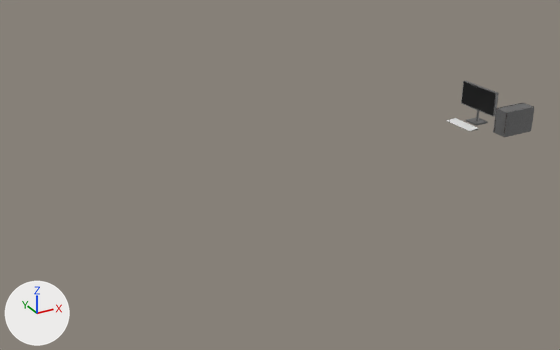
The COLLADA model art/Maps/PC.dae: old version first, new version second.
Both versions are drawn from a 50 mm camera at (-3.37, -20.02, 10.98) aimed at (6.99, -1.2, 1.57). Every picture has the same lights, and +X, +Y and +Z are marked at lower left.

In view in the first picture: 'Keyboard-col', 'PC-col', 'Screen-col'.
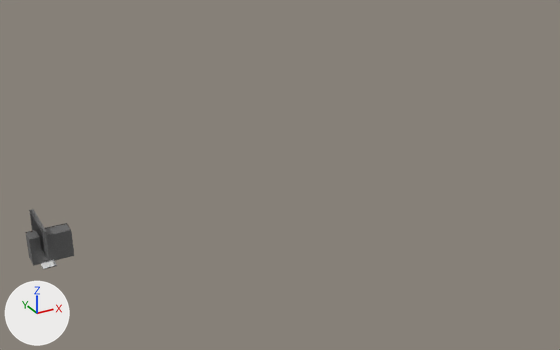
What the commit changed:
Object 'Screen-col' (ob_screen_col) moves from (14.04, -1.88, 2.25) to (0.0, 0.0, 0.0).
Object 'PC-col' (ob_pc_col) moves from (14.16, -1.28, 2.25) to (0.0, 1.85, 0.0).
Object 'Keyboard-col' (ob_keyboard_col) moves from (13.37, -1.84, 2.25) to (0.0, 0.0, 0.0).

Boxes (x1, y1, x2, y2) around the edits, measured in the pictures (560 x 350 px):
'PC-col', moved: before (493, 103, 534, 137); after (25, 223, 74, 266)
'Screen-col', moved: before (461, 81, 499, 126); after (29, 209, 50, 258)
'Keyboard-col', moved: before (446, 118, 479, 131); after (41, 259, 57, 269)
